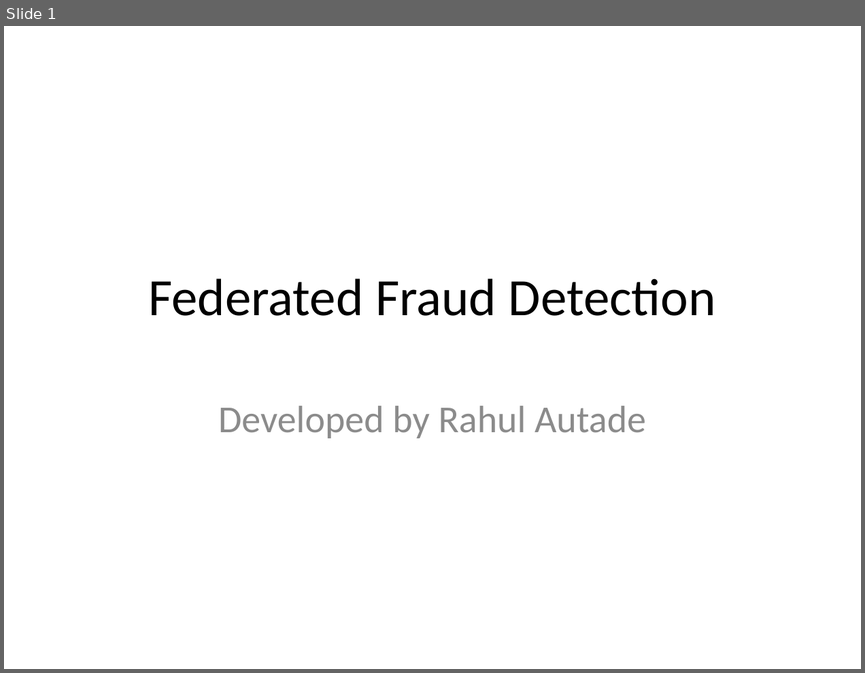
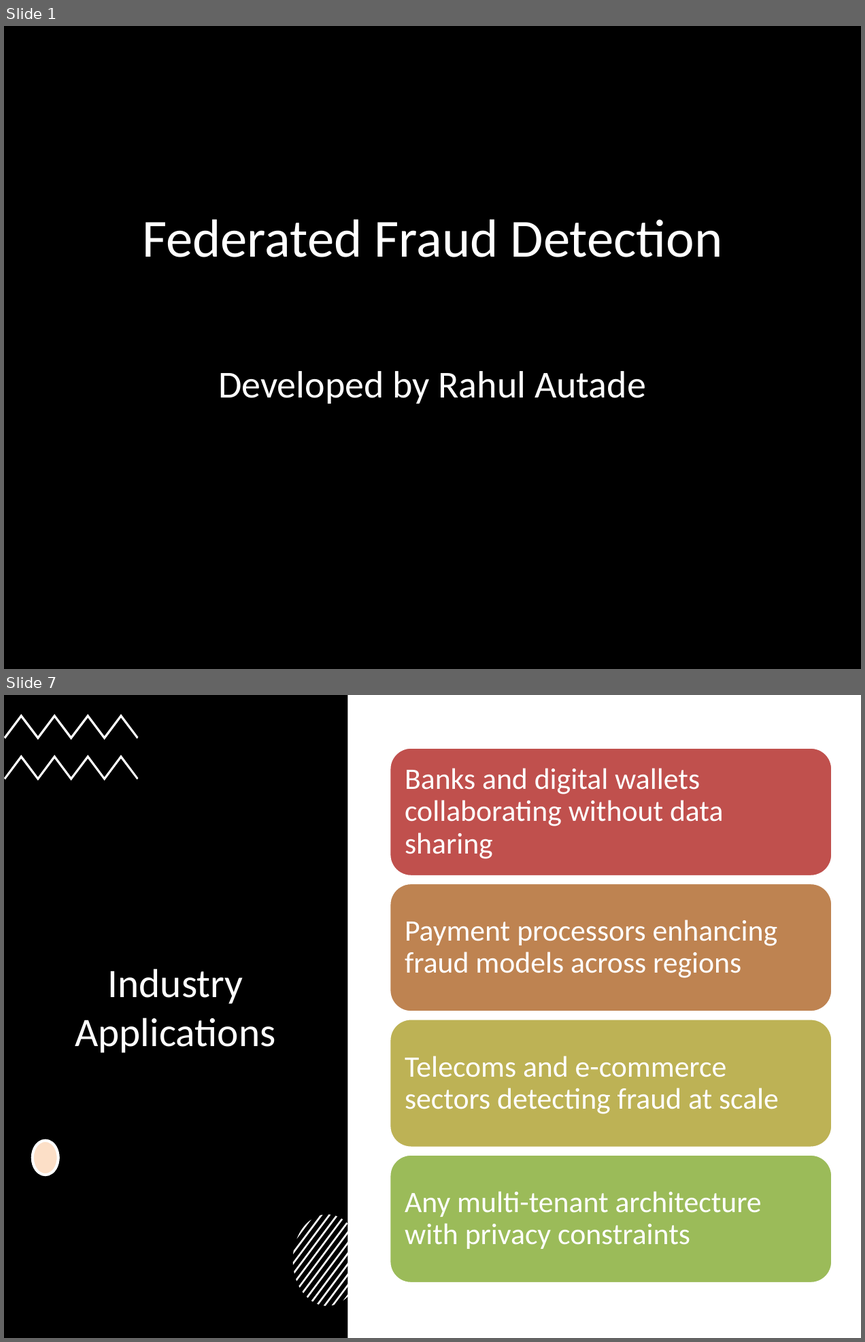
Before and after one commit to rahul2287/fraud-detection-federated, a slide deck: fraud-detection-federated/docs/fraud_detection_presentation.pptx. Shown one above the other, each under a label of ours: slide 1 before the commit, slides 1 and 7 after it; the slides between them are not shown. The pictures are 865x673 and 865x1342 pixels, drawn with LibreOffice and Linux fonts; fonts in the diff are those of the drawing; background and template pictures are left out; a plain dark background stands for a picture behind light text. Boxes give left, top, right and bottom in pixels: in the first picture for what was removed or moved away, otherwise in the second. Text is boxed around its words. In the diff, an @@ line names an element or a change of style, - is before the commit and + after.

```diff
--- a/fraud-detection-federated/docs/fraud_detection_presentation.pptx
+++ b/fraud-detection-federated/docs/fraud_detection_presentation.pptx
@@ slide 7 added at [4, 695, 861, 1338], background #FFFFFF @@
@@ rectangle added at [4, 695, 347, 1338], fill #000000 @@
@@ freeform shape added at [4, 714, 139, 740], fill #FFFFFF @@
@@ freeform shape added at [4, 755, 139, 781], fill #FFFFFF @@
@@ title added at [75, 968, 275, 1053], 34 pt, text #FFFFFF @@
+Industry Applications
@@ ellipse added at [33, 1140, 58, 1175], fill #FFFFFF, outline #FFFFFF 2.25 pt @@
@@ ellipse added at [33, 1140, 58, 1175], fill #F79646 at 30% opacity, outline #FFFFFF 2.25 pt @@
@@ group added at [390, 747, 832, 1283]: 4 rounded rectangles, 4 texts @@
+Banks and digital wallets collaborating without data sharing
+Payment processors enhancing fraud models across regions
+Telecoms and e-commerce sectors detecting fraud at scale
+Any multi-tenant architecture with privacy constraints
@@ group added at [293, 1215, 361, 1306]: 13 freeform shapes @@
@@ slide 1 changed as well @@
@@ background #FFFFFF to picture (left out) @@
@@ rectangle added at [4, 26, 861, 669], fill #000000 @@
@@ title "Federated Fraud Detection": place and size @@
-title "Federated Fraud Detection" at [148, 278, 716, 316]
+title "Federated Fraud Detection" at [142, 219, 723, 257]
@@ title "Federated Fraud Detection" at [142, 219, 723, 257]: size 44 to 45 pt, text colour #000000 to #FFFFFF @@
@@ subtitle "Developed by Rahul Autade": place and size @@
-subtitle "Developed by Rahul Autade" at [218, 405, 646, 438]
+subtitle "Developed by Rahul Autade" at [218, 371, 646, 403]
@@ subtitle "Developed by Rahul Autade" at [218, 371, 646, 403]: text colour #8C8C8C to #FFFFFF @@
```
Also in this commit, not shown: 3 other slides changed, 4 other slides added.
